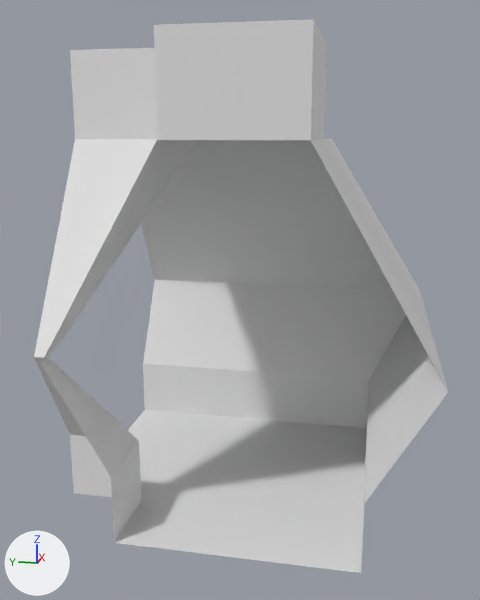
Two versions of the OBJ model demoScene/modules/assets/corridor-l.obj, one commit apart.
The view is the same before and after, from a 50 mm camera at (-9.33, -1.45, 3.99) aimed at (-0.25, 0.37, 1.72). The axes (+X, +Y, +Z) are drawn at lower left. The lights are the same throughout. Where no turn or scale is listed for an object, it has been applied to the vertices.

Objects in the first picture: 'corridor-l'.
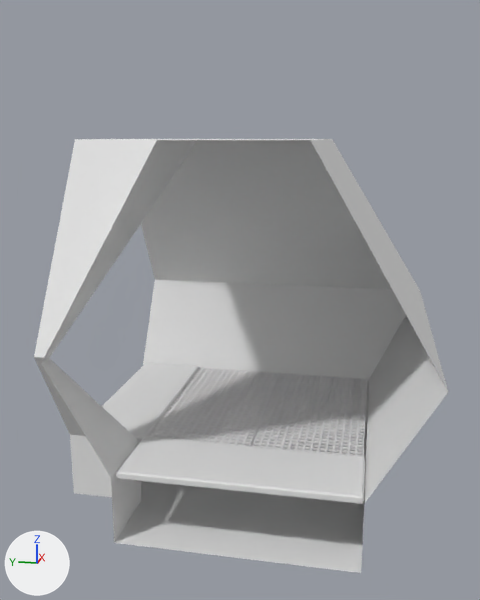
Diff of the bpy script that builds the scene:
```diff
--- a/demoScene/modules/assets/corridor-l.obj.py
+++ b/demoScene/modules/assets/corridor-l.obj.py
@@ mat_floorplate @@
+mat_floorplate = principled_material('floorPlate')
+mat_floorplate.base_color = (0.8, 0.8, 0.8)  # white #e7e7e7
+mat_floorplate.roughness = 1.0
@@ mat_grate @@
+mat_grate = principled_material('grate')
+mat_grate.base_color = (0.8, 0.8, 0.8)  # white #e7e7e7
+mat_grate.roughness = 1.0
@@ me_corridor_l @@
 # used by ob_corridor_l; location = (0.0, 0.0, 0.0)
-me_corridor_l.from_pydata(...)  # 34 vertices, 52 faces; spans x -2.5..2.3, y -2.3..2.5, z -0.88..5.08
+me_corridor_l.from_pydata(...)  # 8536 vertices, 15000 faces; spans x -2.5..2.3, y -2.3..2.5, z -0.88..3.96
+# me_corridor_l part 1: a new loose piece of 2116 vertices spanning x -1.48..-0.03, y 0.01..1.47, z 0.01..0.03, in mat_grate (white #e7e7e7)
+# me_corridor_l part 2: a new loose piece of 2116 vertices spanning x -0.01..1.44, y 0.01..1.47, z 0.01..0.03, in mat_grate (white #e7e7e7)
+# me_corridor_l part 3: a new loose piece of 2116 vertices spanning x 0.0..1.45, y -1.47..-0.02, z 0.01..0.03, in mat_grate (white #e7e7e7)
+# me_corridor_l part 4: a new loose piece of 2116 vertices spanning x -1.47..-0.02, y -1.47..-0.02, z 0.01..0.03, in mat_grate (white #e7e7e7)
+# me_corridor_l part 5: a new loose piece of 24 vertices spanning x -1.48..1.46, y 1.44..2.44, z -0.04..0.06, in mat_floorplate (white #e7e7e7)
+# me_corridor_l part 6: a new loose piece of 24 vertices spanning x -2.45..-1.45, y -1.49..1.45, z -0.04..0.06, in mat_floorplate (white #e7e7e7)
+# me_corridor_l part 7
+# 10 vertices are removed from x -2.5..0.8, y -0.8..2.5, z 3.96..5.08
+# 26 faces are deleted
+# 6 new faces join them, mat_02___default (white #e7e7e7)
 me_corridor_l.materials.append(mat_02___default)
+me_corridor_l.materials.append(mat_floorplate)  # white #e7e7e7
+me_corridor_l.materials.append(mat_grate)  # white #e7e7e7
```

Changed parts and their boxes [x1, y1, x2, y2] in the pictures (480 x 600 px):
'corridor-l', reshaped (22% shorter)
    before: [34, 19, 448, 573]
    after: [34, 139, 448, 573]
part 1 of me_corridor_l, added
    after: [147, 399, 266, 447]
part 2 of me_corridor_l, added
    after: [177, 368, 279, 406]
part 3 of me_corridor_l, added
    after: [268, 373, 367, 414]
part 4 of me_corridor_l, added
    after: [252, 406, 365, 457]
part 5 of me_corridor_l, added
    after: [102, 363, 199, 443]
part 6 of me_corridor_l, added
    after: [117, 437, 365, 504]
part 7 of me_corridor_l, cut back
    before: [70, 19, 418, 287]
    after: [179, 139, 418, 287]
